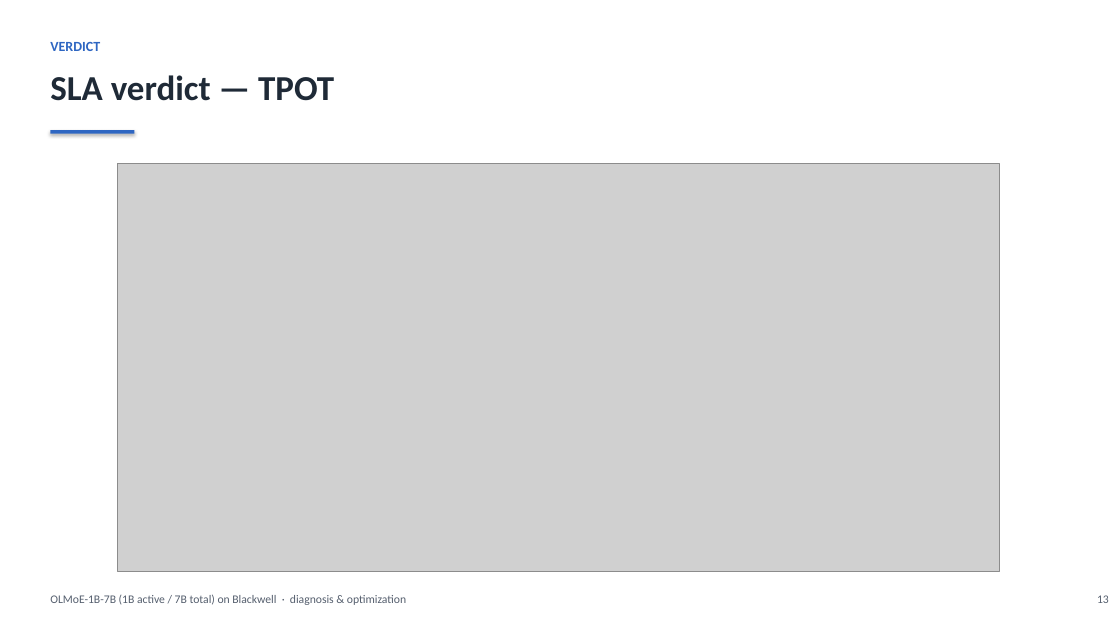
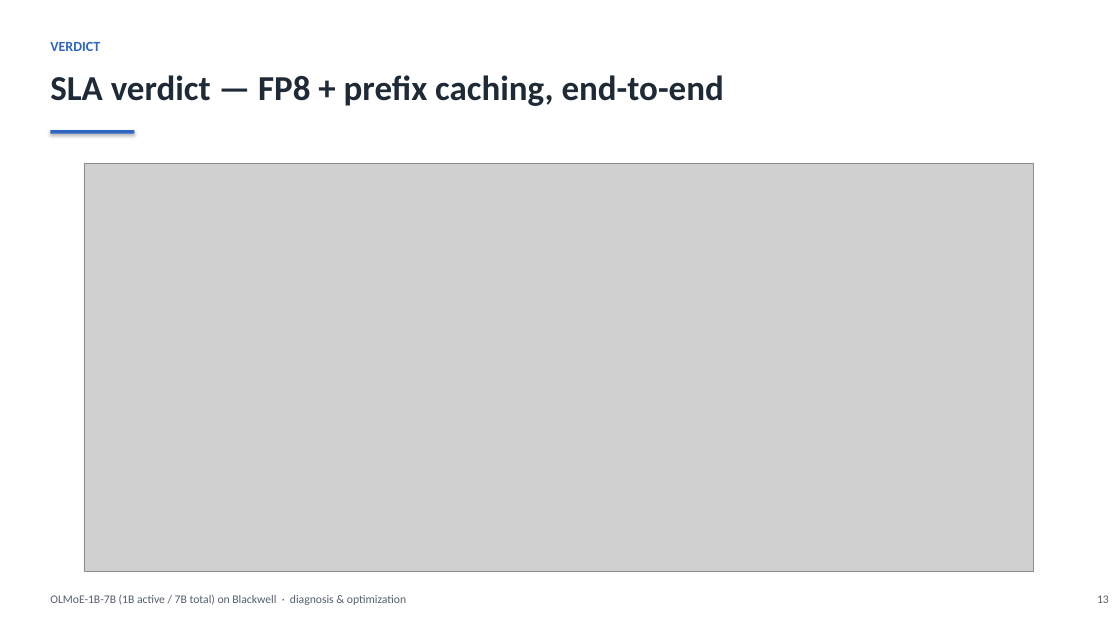
Before and after one commit to harishvs/moe-inference-optimize, a slide deck: slide 13 of talk/deck.pptx. Drawn at 1120x630 pixels with LibreOffice and Linux fonts; fonts in the diff are those of the drawing; grey boxes stand for pictures. Boxes give left, top, right and bottom in pixels: in the first picture for what was removed or moved away, otherwise in the second. Text is boxed around its words. In the diff, an @@ line names an element or a change of style, - is before the commit and + after.

```diff
--- a/talk/deck.pptx
+++ b/talk/deck.pptx
@@ text at [50,75,724,106]: text changed @@
-SLA verdict — TPOT
+SLA verdict — FP8 + prefix caching, end-to-end
@@ picture: place and size @@
-picture at [118,164,1000,571]
+picture at [84,164,1033,571]
```
Also in this commit, not shown: 9 other slides changed, 3 slides added, 54 other files.
